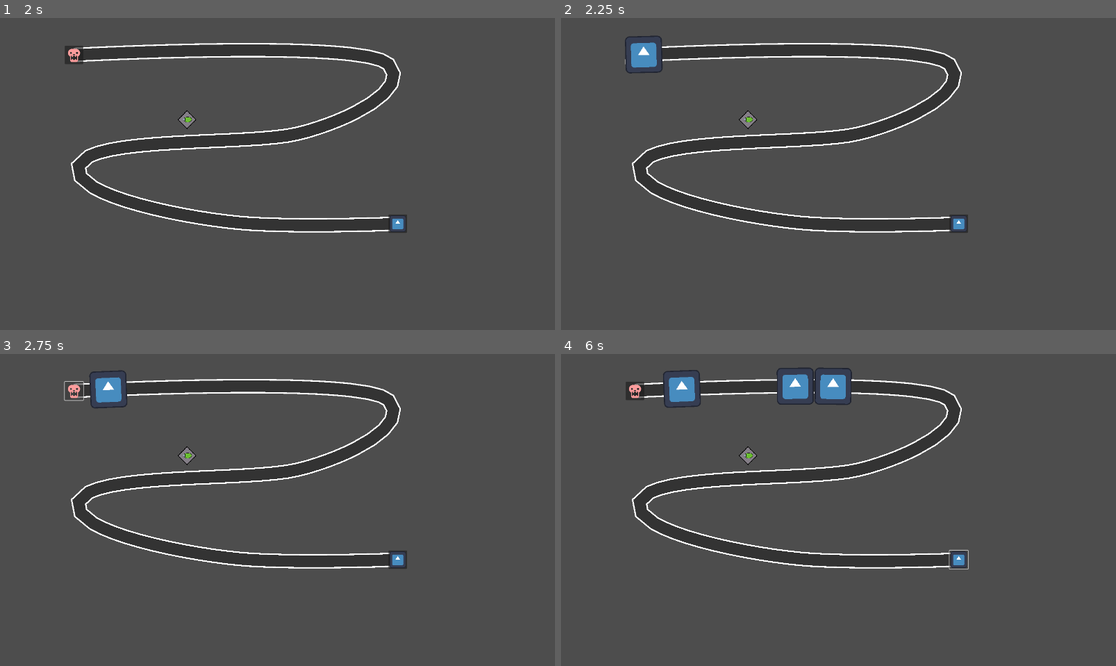
Above: before the commit, frames 1-4 (two rows, left to right).
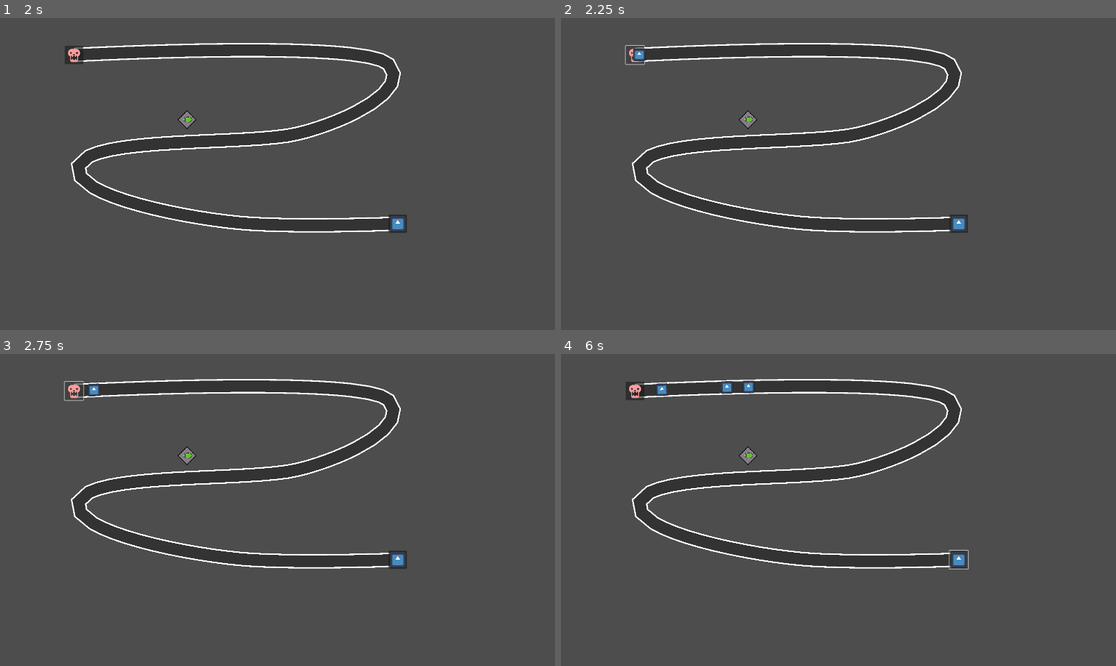
Above: after the commit, the same moments.

Repository: do3les/InfLocher-Tower-Defense
Game: Godot game, scene res://main.tscn
Same seed, same stepped clock (60 frames per second), same inputs: the game is played once before the commit and once after it. The engine's default icon, where the game draws it, is replaced by a stand-in: a white triangle on a blue panel in a dark square.
Inputs (mouse positions are in pixels of both pictures, inside the frame that each line leads up to):
- Up to frame 1 (2 s): click "Start Game" at 0.5 s; click "Bsp Button lvl 1" at 1.25 s
- Up to frame 2 (2.25 s): click (633, 55) at 2 s
- Up to frame 3 (2.75 s): no input
- Up to frame 4 (6 s): click (633, 391) at 2.75 s; click (960, 559) at 3.5 s; click (960, 559) at 4.25 s; click (633, 391) at 5 s; click (960, 559) at 5.75 s

Frame 1 is identical in both runs. In frame 2, 0.5% of the frame differs, in the area x 11-19%, y 5-18%; in frame 3, 0.5%; in frame 4, 1.8%, in the area x 17-53%, y 4-18%.

Commit message:
added basic enemy

Diff:
--- /dev/null
+++ b/enemy/basic_enemy.gd
@@ -0,0 +1,11 @@
+extends PathFollow2D
+
+
+# Called when the node enters the scene tree for the first time.
+func _ready():
+	pass # Replace with function body.
+
+
+# Called every frame. 'delta' is the elapsed time since the previous frame.
+func _process(delta):
+	progress += 100 * delta
--- /dev/null
+++ b/enemy/basic_enemy.tscn
@@ -0,0 +1,20 @@
+[gd_scene load_steps=4 format=3 uid="uid://dofousg2mogco"]
+
+[ext_resource type="Texture2D" uid="uid://cx8ulskjqhvo7" path="res://assets/icon.svg" id="1_pmxqn"]
+[ext_resource type="Script" path="res://enemy/basic_enemy.gd" id="1_s4gyj"]
+
+[sub_resource type="RectangleShape2D" id="RectangleShape2D_hq2pf"]
+size = Vector2(32, 32)
+
+[node name="PathFollow" type="PathFollow2D"]
+loop = false
+script = ExtResource("1_s4gyj")
+
+[node name="Icon" type="Sprite2D" parent="."]
+scale = Vector2(0.335938, 0.335938)
+texture = ExtResource("1_pmxqn")
+
+[node name="RigidBody2D" type="RigidBody2D" parent="."]
+
+[node name="CollisionShape2D" type="CollisionShape2D" parent="RigidBody2D"]
+shape = SubResource("RectangleShape2D_hq2pf")
--- a/levels/level_1.tscn
+++ b/levels/level_1.tscn
@@ -1,9 +1,10 @@
-[gd_scene load_steps=4 format=3 uid="uid://bj33742gqt0y"]
+[gd_scene load_steps=5 format=3 uid="uid://bj33742gqt0y"]
 
 [ext_resource type="PackedScene" uid="uid://bictxwblu0emk" path="res://path/path.tscn" id="1_amld6"]
 [ext_resource type="PackedScene" uid="uid://boefrkplkw5pq" path="res://towers/BasicTower.tscn" id="2_50rgu"]
+[ext_resource type="PackedScene" uid="uid://dofousg2mogco" path="res://enemy/basic_enemy.tscn" id="2_371tr"]
 
-[sub_resource type="Curve2D" id="Curve2D_ymw6i"]
+[sub_resource type="Curve2D" id="Curve2D_28he6"]
 resource_local_to_scene = true
 bake_interval = 64.0
 _data = {
@@ -15,7 +16,8 @@
 
 [node name="Path" parent="." instance=ExtResource("1_amld6")]
 position = Vector2(384, 248)
-curve = SubResource("Curve2D_ymw6i")
+curve = SubResource("Curve2D_28he6")
+enemy_scene = ExtResource("2_371tr")
 
 [node name="Turret" type="Node2D" parent="."]
 
